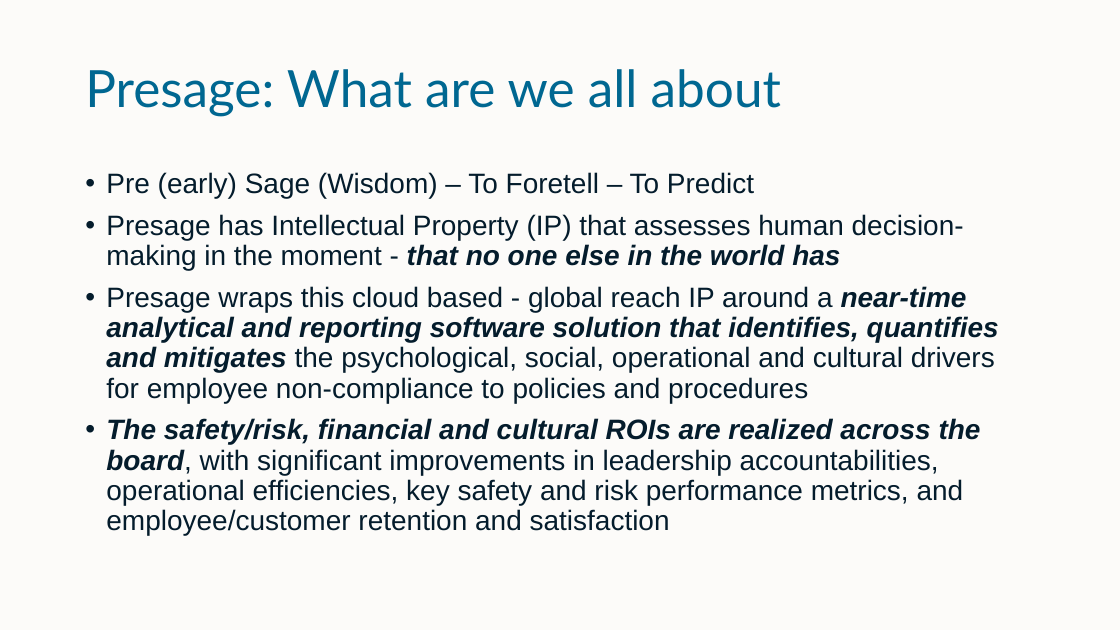
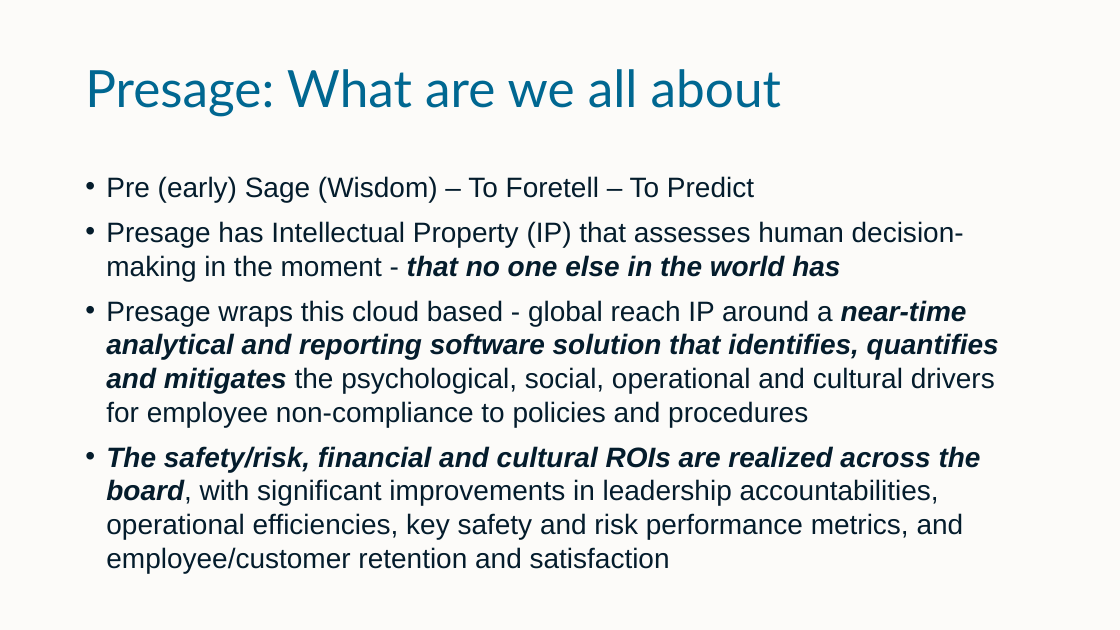
Before and after one commit to udurraniAtPresage/making_theme, a slide deck: slide 3 of quarto/quarto_template.pptx. Drawn at 1120x630 pixels with LibreOffice and Linux fonts; fonts in the diff are those of the drawing; background and template pictures are left out. Boxes give left, top, right and bottom in pixels: in the first picture for what was removed or moved away, otherwise in the second. Text is boxed around its words. In the diff, an @@ line names an element or a change of style, - is before the commit and + after.

```diff
--- a/quarto/quarto_template.pptx
+++ b/quarto/quarto_template.pptx
@@ text "Pre (early) Sage (Wisdom) – ..." at (106,176,999,573): line spacing 0.9 to 1 @@
```
Also in this commit, not shown: 2 other slides changed, 1 slide added, 5 other files.
